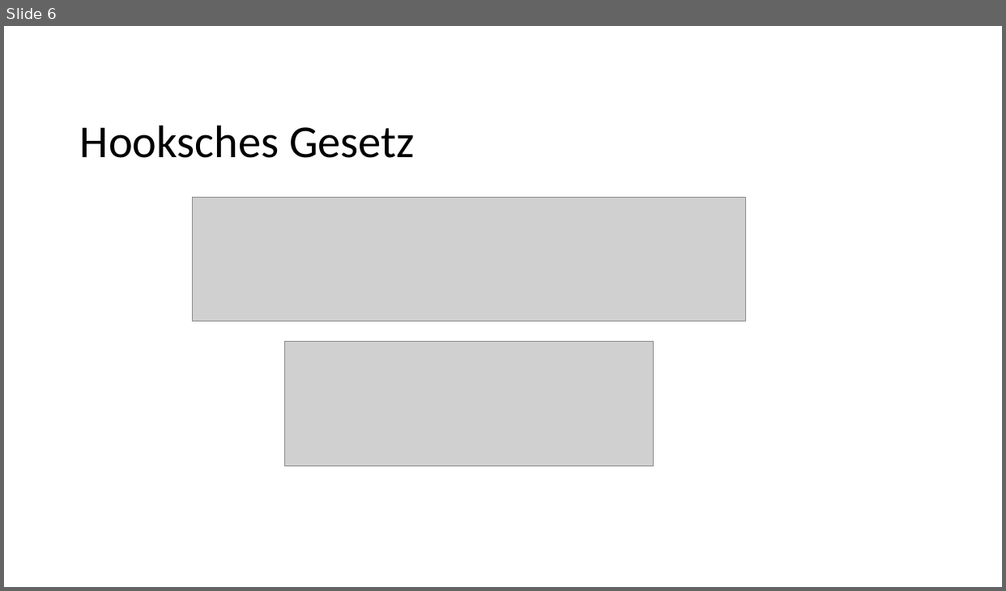
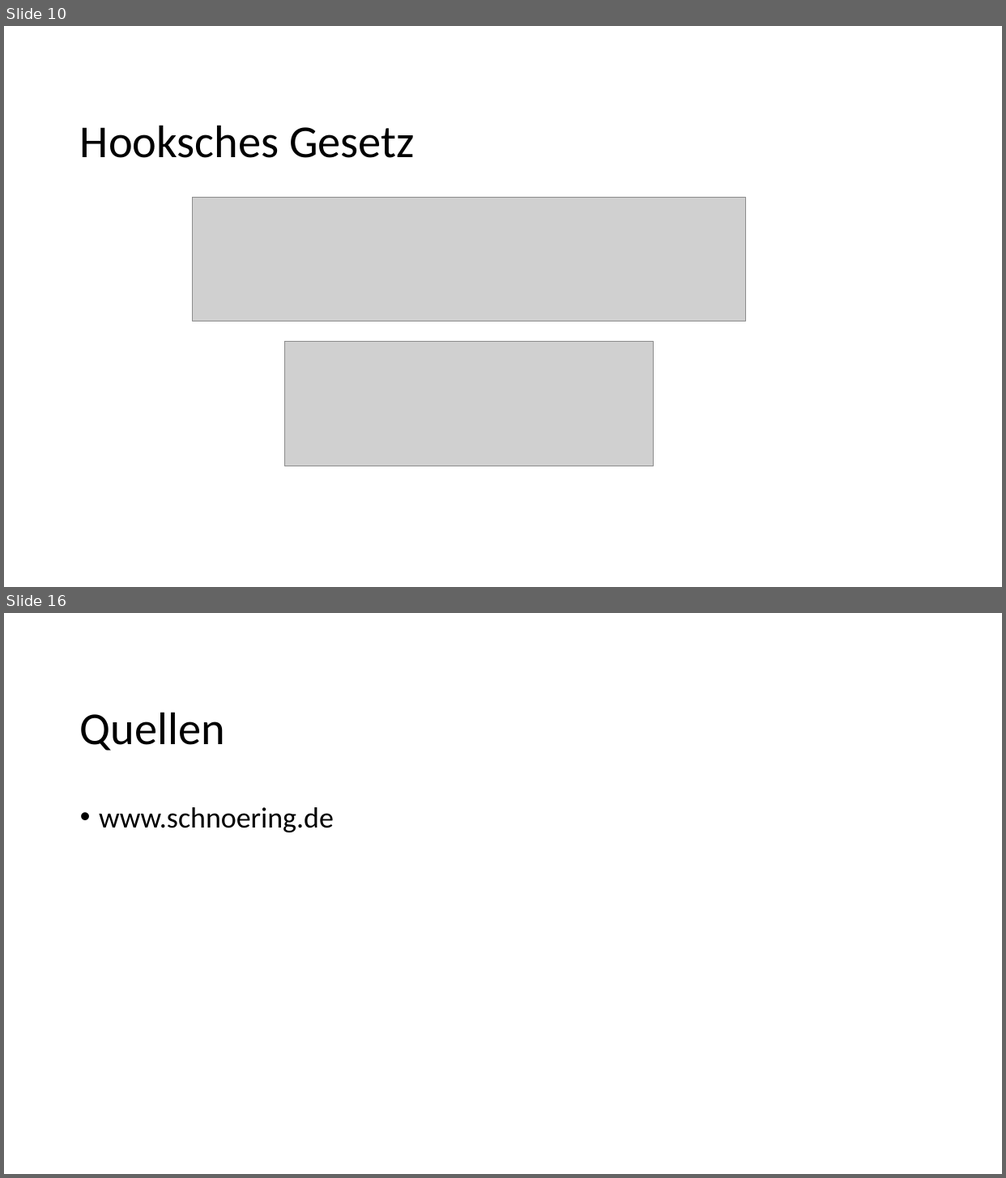
Before and after one commit to komrozik/AP2019, a slide deck: 000_Zusatzversuch/Presentation.pptx. Shown one above the other, each under a label of ours: slide 6 before the commit, slides 10 and 16 after it; the slides between them are not shown. The pictures are 1006x591 and 1006x1178 pixels, drawn with LibreOffice and Linux fonts; fonts in the diff are those of the drawing; grey boxes stand for pictures; background and template pictures are left out. Boxes give left, top, right and bottom in pixels: in the first picture for what was removed or moved away, otherwise in the second. Text is boxed around its words. In the diff, an @@ line names an element or a change of style, - is before the commit and + after.

```diff
--- a/000_Zusatzversuch/Presentation.pptx
+++ b/000_Zusatzversuch/Presentation.pptx
@@ slide 16 added at box(4, 613, 1002, 1174), background #FFFFFF @@
@@ title added at box(80, 712, 225, 751), 44 pt, text #000000 @@
+Quellen
@@ text added at box(99, 807, 334, 833), 28 pt, text #000000 @@
+• www.schnoering.de
@@ what was slide 6 is now slide 10 @@
```
Also in this commit, not shown: 2 slides changed, 10 other slides added, 2 slides removed, 9 other files.
